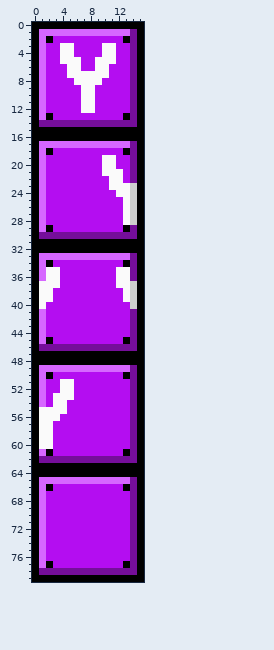
Two versions of one sprite sheet, costumes/link/Yuri/block-631.png. Above is the file before it was changed.
The file is 32x160 pixels, drawn in blocks of 2x2; one block is one cell here.
New version:
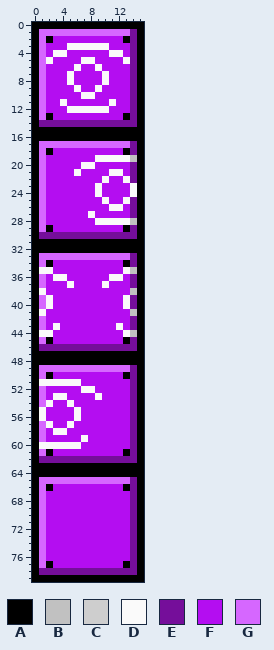
Palette (. is transparent): A #000000  B #c1c1c1  C #cecece  D #fafafa  E #750e9a  F #b40df1  G #d667ff
Change:
{"y":3,"x":4,"old":"D","new":"F"}
{"y":3,"x":6,"old":"FFFF","new":"DDDD"}
{"y":3,"x":11,"old":"D","new":"F"}
{"y":4,"x":3,"old":"F","new":"D"}
{"y":4,"x":5,"old":"D","new":"F"}
{"y":4,"x":10,"old":"D","new":"F"}
{"y":4,"x":12,"old":"F","new":"D"}
{"y":5,"x":2,"old":"F","new":"D"}
{"y":5,"x":4,"old":"DDDFFDDD","new":"FFFDDFFF"}
{"y":5,"x":13,"old":"F","new":"D"}
{"y":6,"x":5,"old":"D","new":"F"}
{"y":6,"x":10,"old":"D","new":"F"}
{"y":7,"x":6,"old":"DDDD","new":"FFFF"}
{"y":8,"x":5,"old":"FDDDDF","new":"DFFFFD"}
{"y":9,"x":6,"old":"FDDF","new":"DFFD"}
{"y":11,"x":4,"old":"F","new":"D"}
{"y":11,"x":7,"old":"DD","new":"FF"}
{"y":11,"x":11,"old":"F","new":"D"}
{"y":12,"x":5,"old":"FF","new":"DD"}
{"y":12,"x":9,"old":"FF","new":"DD"}
{"y":19,"x":9,"old":"F","new":"D"}
{"y":19,"x":12,"old":"FFE","new":"DDB"}
{"y":20,"x":7,"old":"FF","new":"DD"}
{"y":20,"x":10,"old":"DD","new":"FF"}
{"y":21,"x":6,"old":"F","new":"D"}
{"y":21,"x":10,"old":"D","new":"F"}
{"y":22,"x":10,"old":"FDDF","new":"DFFD"}
{"y":23,"x":9,"old":"F","new":"D"}
{"y":23,"x":11,"old":"DDDC","new":"FFFD"}
{"y":24,"x":9,"old":"F","new":"D"}
{"y":24,"x":12,"old":"DDC","new":"FFD"}
{"y":25,"x":10,"old":"F","new":"D"}
{"y":25,"x":14,"old":"C","new":"E"}
{"y":26,"x":11,"old":"FFDC","new":"DDFE"}
{"y":27,"x":8,"old":"F","new":"D"}
{"y":27,"x":13,"old":"DC","new":"FE"}
{"y":28,"x":9,"old":"FFFF","new":"DDDD"}
{"y":28,"x":14,"old":"C","new":"B"}
{"y":35,"x":1,"old":"G","new":"D"}
{"y":35,"x":3,"old":"D","new":"F"}
{"y":35,"x":12,"old":"D","new":"F"}
{"y":35,"x":14,"old":"E","new":"B"}
{"y":36,"x":2,"old":"D","new":"F"}
{"y":36,"x":4,"old":"F","new":"D"}
{"y":36,"x":11,"old":"F","new":"D"}
{"y":36,"x":13,"old":"D","new":"F"}
{"y":37,"x":1,"old":"DDD","new":"GFF"}
{"y":37,"x":5,"old":"F","new":"D"}
{"y":37,"x":10,"old":"F","new":"D"}
{"y":37,"x":12,"old":"DDC","new":"FFE"}
{"y":38,"x":2,"old":"D","new":"F"}
{"y":38,"x":13,"old":"DC","new":"FB"}
{"y":39,"x":1,"old":"D","new":"G"}
{"y":39,"x":14,"old":"C","new":"E"}
{"y":40,"x":1,"old":"DF","new":"GD"}
{"y":40,"x":13,"old":"FC","new":"DE"}
{"y":41,"x":1,"old":"G","new":"D"}
{"y":41,"x":14,"old":"E","new":"B"}
{"y":43,"x":3,"old":"F","new":"D"}
{"y":43,"x":12,"old":"F","new":"D"}
{"y":44,"x":1,"old":"GF","new":"DD"}
{"y":44,"x":13,"old":"FE","new":"DB"}
{"y":51,"x":1,"old":"GFF","new":"DDD"}
{"y":51,"x":6,"old":"F","new":"D"}
{"y":52,"x":4,"old":"DD","new":"FF"}
{"y":52,"x":7,"old":"FF","new":"DD"}
{"y":53,"x":5,"old":"D","new":"F"}
{"y":53,"x":9,"old":"F","new":"D"}
{"y":54,"x":2,"old":"FDDF","new":"DFFD"}
{"y":55,"x":2,"old":"DDD","new":"FFF"}
{"y":55,"x":6,"old":"F","new":"D"}
{"y":56,"x":2,"old":"DD","new":"FF"}
{"y":56,"x":6,"old":"F","new":"D"}
{"y":57,"x":1,"old":"D","new":"G"}
{"y":57,"x":5,"old":"F","new":"D"}
{"y":58,"x":1,"old":"DDFF","new":"GFDD"}
{"y":59,"x":1,"old":"DD","new":"GF"}
{"y":59,"x":7,"old":"F","new":"D"}
{"y":60,"x":3,"old":"FFFF","new":"DDDD"}
